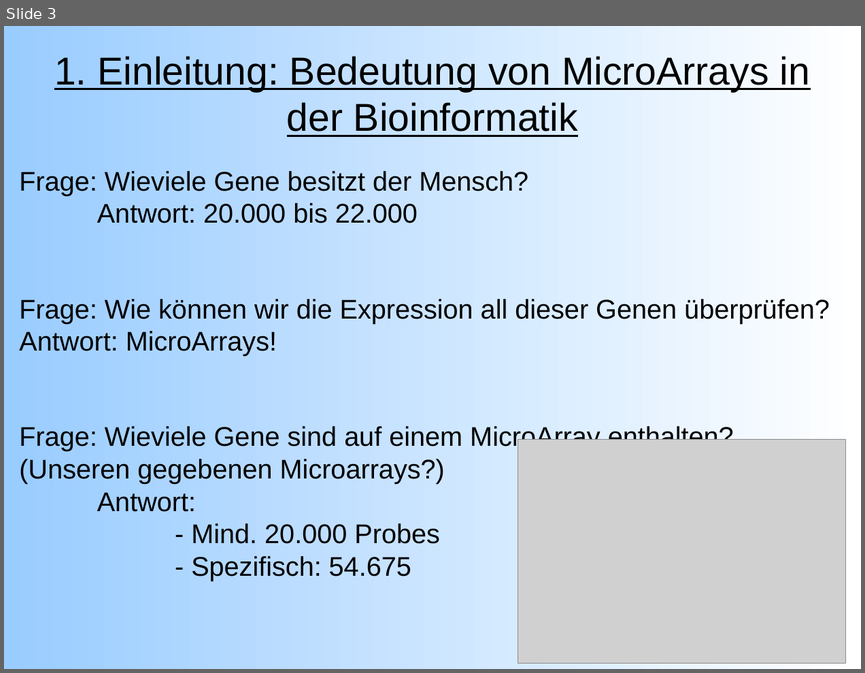
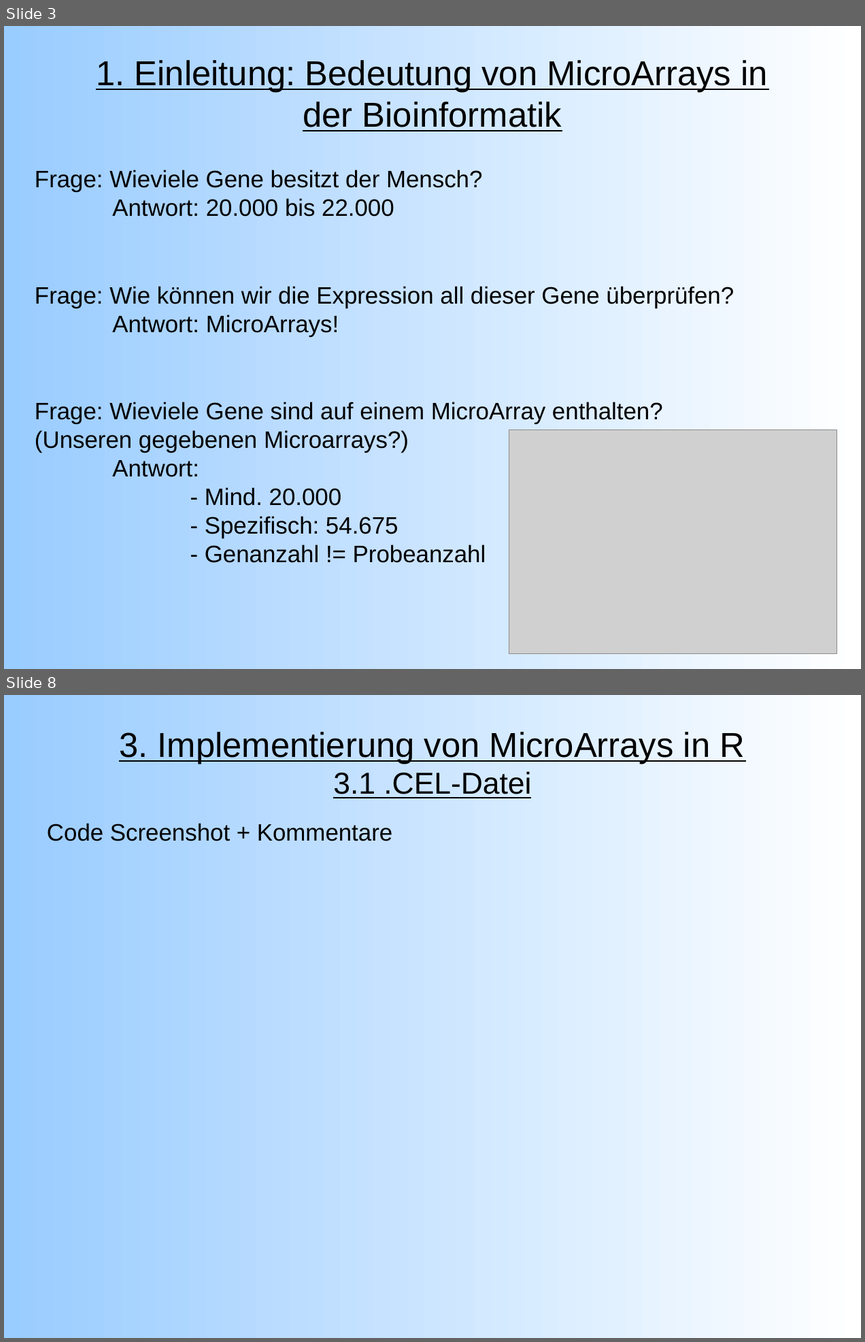
Before and after one commit to emmkey/GenEx, a slide deck: W1 Praesentation.odp. Shown one above the other, each under a label of ours: slide 3 before the commit, slides 3 and 8 after it; the slides between them are not shown. The pictures are 865x673 and 865x1342 pixels, drawn with LibreOffice and Linux fonts; fonts in the diff are those of the drawing; grey boxes stand for pictures. Boxes give left, top, right and bottom in pixels: in the first picture for what was removed or moved away, otherwise in the second. Text is boxed around its words. In the diff, an @@ line names an element or a change of style, - is before the commit and + after.

```diff
--- a/W1 Praesentation.odp
+++ b/W1 Praesentation.odp
@@ slide 8 added at box(4, 695, 861, 1338), background gradient #99CCFF to #FFFFFF @@
@@ title added at box(119, 732, 745, 798), 32 pt, text #000000, underline @@
+3. Implementierung von MicroArrays in R
+3.1 .CEL-Datei
@@ text added at box(47, 823, 392, 841), 22 pt, text #000000 @@
+Code Screenshot + Kommentare
@@ slide 3 changed as well @@
@@ title "1. Einleitung: Bedeutung von MicroArrays ..." at box(96, 60, 768, 131): size 36 to 32 pt @@
@@ text "Frage: Wieviele Gene besitzt der ...": place and size @@
-text "Frage: Wieviele Gene besitzt der ..." at box(19, 171, 830, 580)
+text "Frage: Wieviele Gene besitzt der ..." at box(35, 169, 734, 563)
@@ text at box(35, 169, 482, 216): size 25 to 22 pt in "Frage: Wieviele Gene besitzt der Mensch? Antwort: ..." @@
@@ text at box(35, 286, 734, 563): text changed; size 25 to 22 pt @@
-Frage: Wie können wir die Expression all dieser Genen überprüfen? Antwort: MicroArrays!
-Frage: Wieviele Gene sind auf einem MicroArray enthalten?
-(Unseren gegebenen Microarrays?)
-Antwort:
-- Mind. 20.000 Probes
-- Spezifisch: 54.675
+Frage: Wie können wir die Expression all dieser Gene überprüfen? Antwort: MicroArrays!
+Frage: Wieviele Gene sind auf einem MicroArray enthalten?
+(Unseren gegebenen Microarrays?)
+Antwort:
+- Mind. 20.000
+- Spezifisch: 54.675
+- Genanzahl != Probeanzahl
@@ picture: place and size @@
-picture at box(518, 439, 846, 662)
+picture at box(509, 429, 838, 654)
```
Also in this commit, not shown: 11 other slides changed, 1 other slide added.
